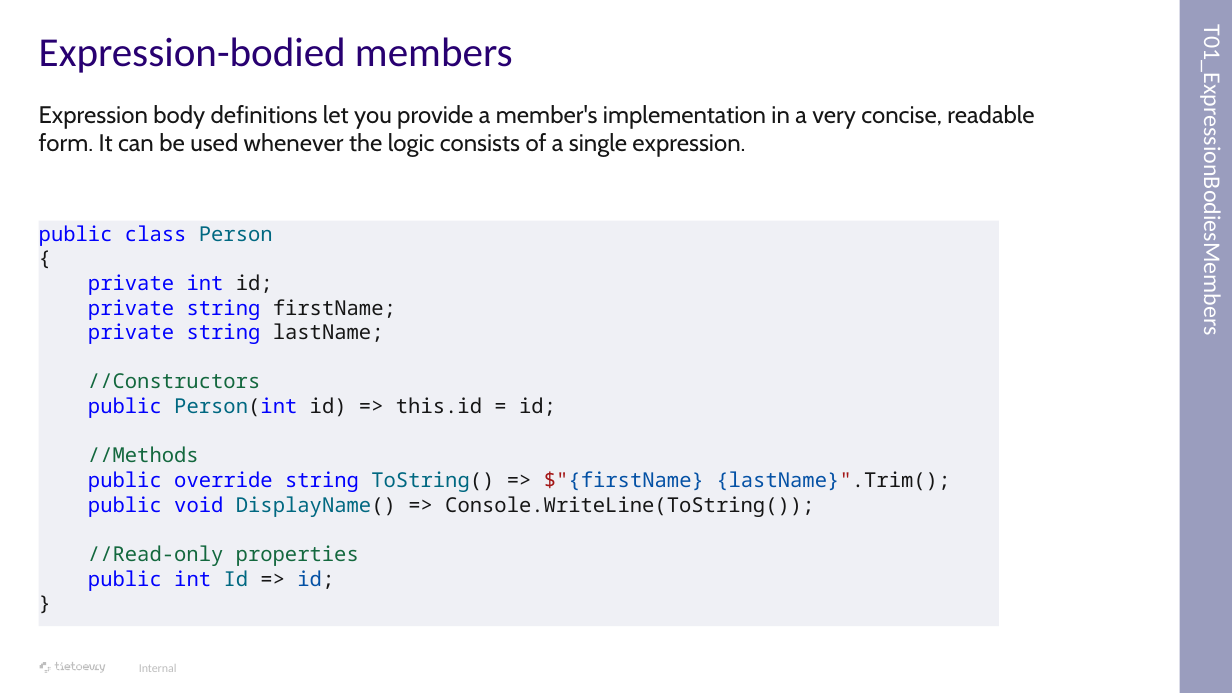
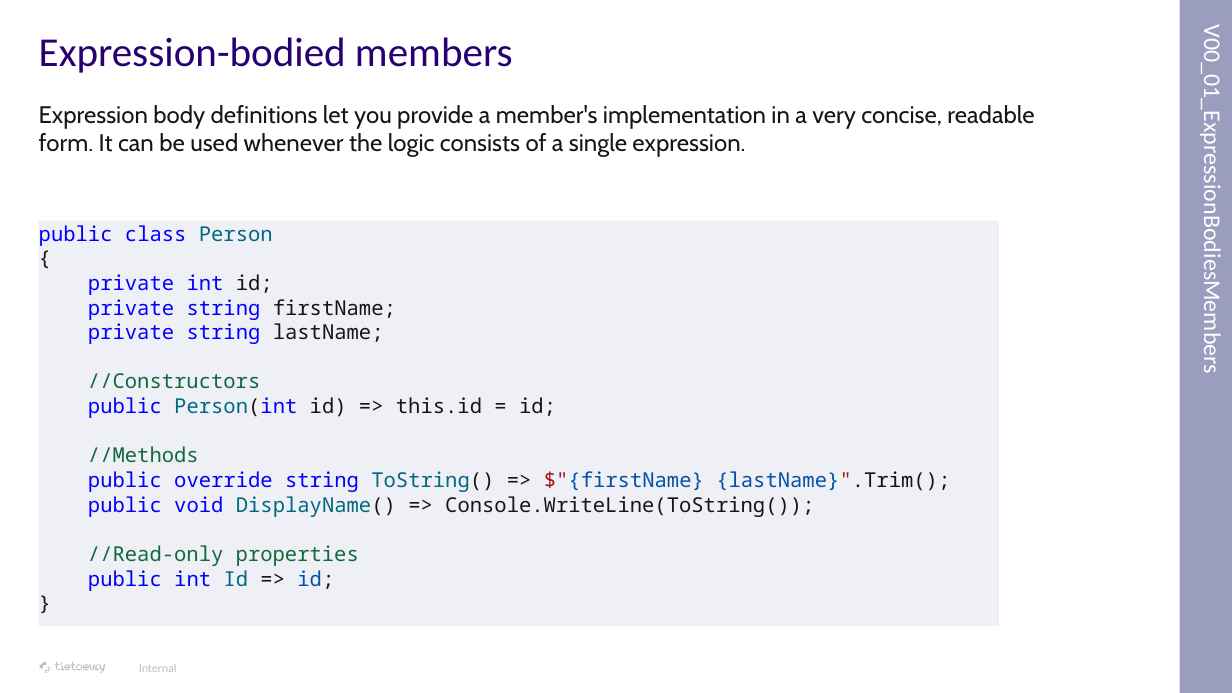
Before and after one commit to tomas-frankl/CSharpNewFeatures, a slide deck: slide 7 of Doc/New C# features.pptx. Drawn at 1232x693 pixels with LibreOffice and Linux fonts; fonts in the diff are those of the drawing; background and template pictures are left out. Boxes give left, top, right and bottom in pixels: in the first picture for what was removed or moved away, otherwise in the second. Text is boxed around its words. In the diff, an @@ line names an element or a change of style, - is before the commit and + after.

```diff
--- a/Doc/New C# features.pptx
+++ b/Doc/New C# features.pptx
@@ text in rectangle at [1198,59,1227,363]: text changed @@
-T01_ExpressionBodiesMembers
+V00_01_ExpressionBodiesMembers
```
Also in this commit, not shown: 34 other slides changed, 45 other files.
